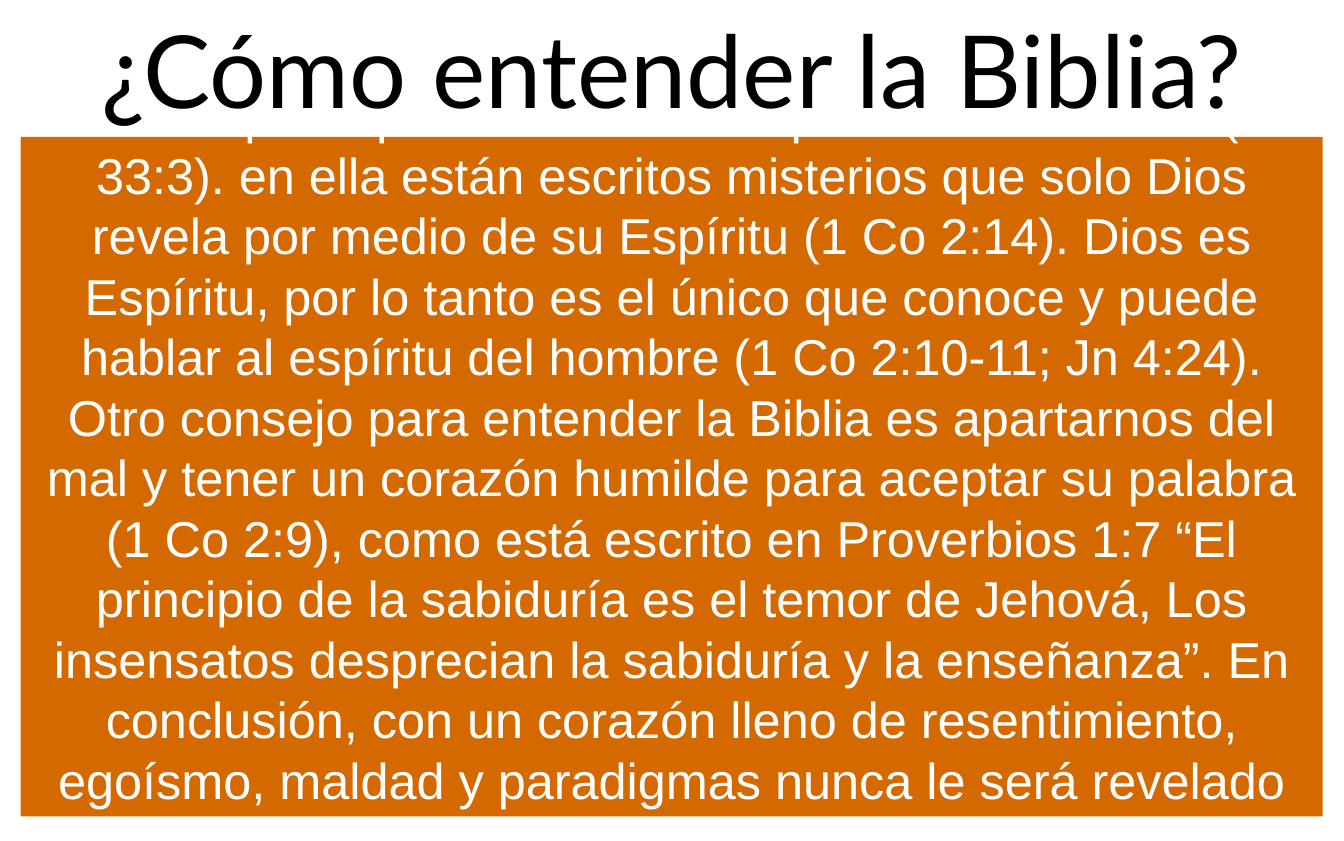
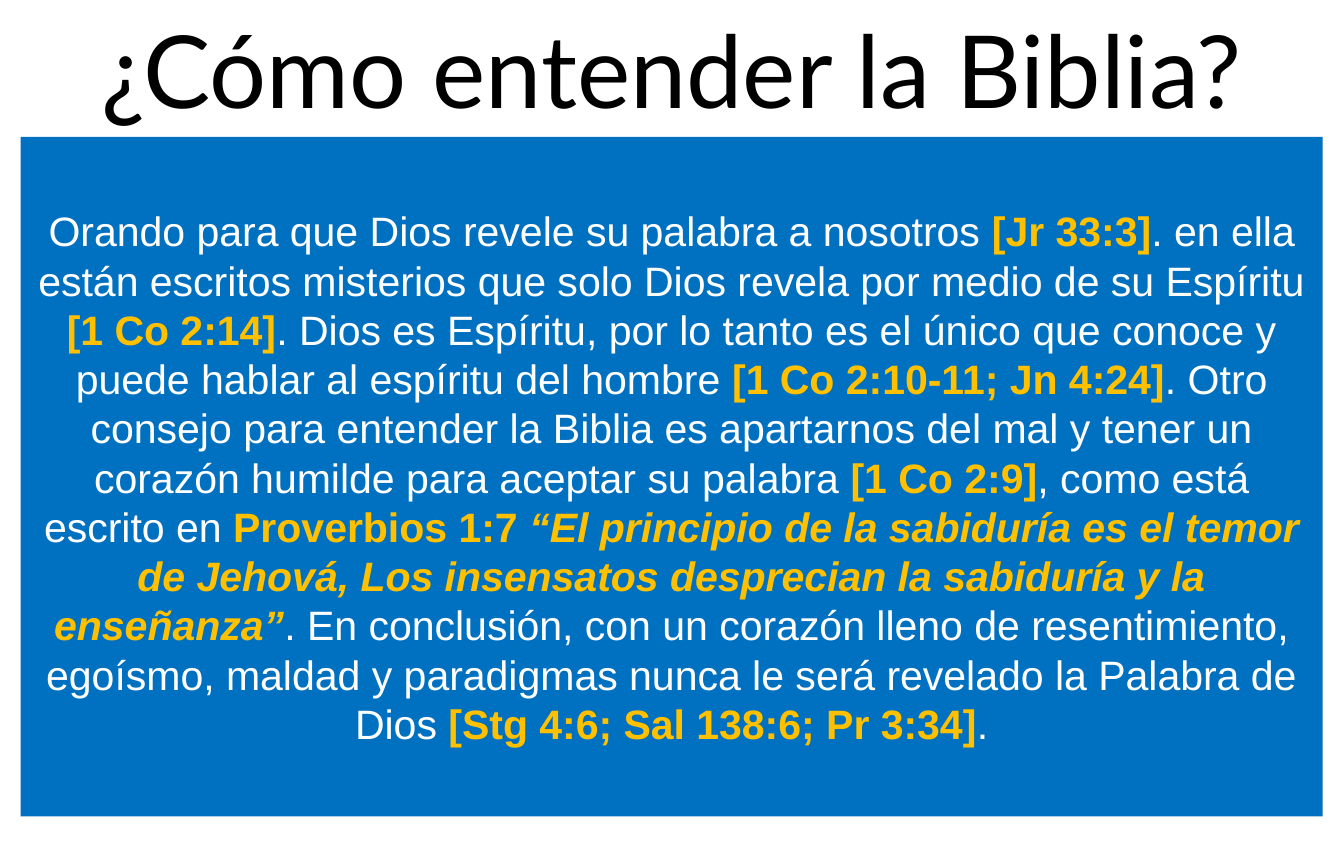
Before and after one commit to CreyTuning/documents, a slide deck: slide 20 of slideshow/Estudios Biblicos/1-Biblia.pptx. Drawn at 1344x841 pixels with LibreOffice and Linux fonts; fonts in the diff are those of the drawing; background and template pictures are left out. Boxes give left, top, right and bottom in pixels: in the first picture for what was removed or moved away, otherwise in the second. Text is boxed around its words. In the diff, an @@ line names an element or a change of style, - is before the commit and + after.

```diff
--- a/slideshow/Estudios Biblicos/1-Biblia.pptx
+++ b/slideshow/Estudios Biblicos/1-Biblia.pptx
@@ rectangle "Orando para que Dios revele ..." at [20, 137, 1322, 817]: fill #D46900 to #0070C0 @@
@@ text in rectangle at [38, 216, 1305, 747]: text changed; size 27 to 22 pt @@
-Orando para que Dios revele su palabra a nosotros (Jr 33:3). en ella están escritos misterios que solo Dios revela por medio de su Espíritu (1 Co 2:14). Dios es Espíritu, por lo tanto es el único que conoce y puede hablar al espíritu del hombre (1 Co 2:10-11; Jn 4:24). Otro consejo para entender la Biblia es apartarnos del mal y tener un corazón humilde para aceptar su palabra (1 Co 2:9), como está escrito en Proverbios 1:7 “El principio de la sabiduría es el temor de Jehová, Los insensatos desprecian la sabiduría y la enseñanza”. En conclusión, con un corazón lleno de resentimiento, egoísmo, maldad y paradigmas nunca le será revelado la Palabra de Dios (Stg 4:6; Sal 138:6; Pr 3:34).
+Orando para que Dios revele su palabra a nosotros [Jr 33:3]. en ella están escritos misterios que solo Dios revela por medio de su Espíritu [1 Co 2:14]. Dios es Espíritu, por lo tanto es el único que conoce y puede hablar al espíritu del hombre [1 Co 2:10-11; Jn 4:24]. Otro consejo para entender la Biblia es apartarnos del mal y tener un corazón humilde para aceptar su palabra [1 Co 2:9], como está escrito en Proverbios 1:7 “El principio de la sabiduría es el temor de Jehová, Los insensatos desprecian la sabiduría y la enseñanza”. En conclusión, con un corazón lleno de resentimiento, egoísmo, maldad y paradigmas nunca le será revelado la Palabra de Dios [Stg 4:6; Sal 138:6; Pr 3:34].
```
Also in this commit, not shown: 13 other slides changed, 2 other files.
